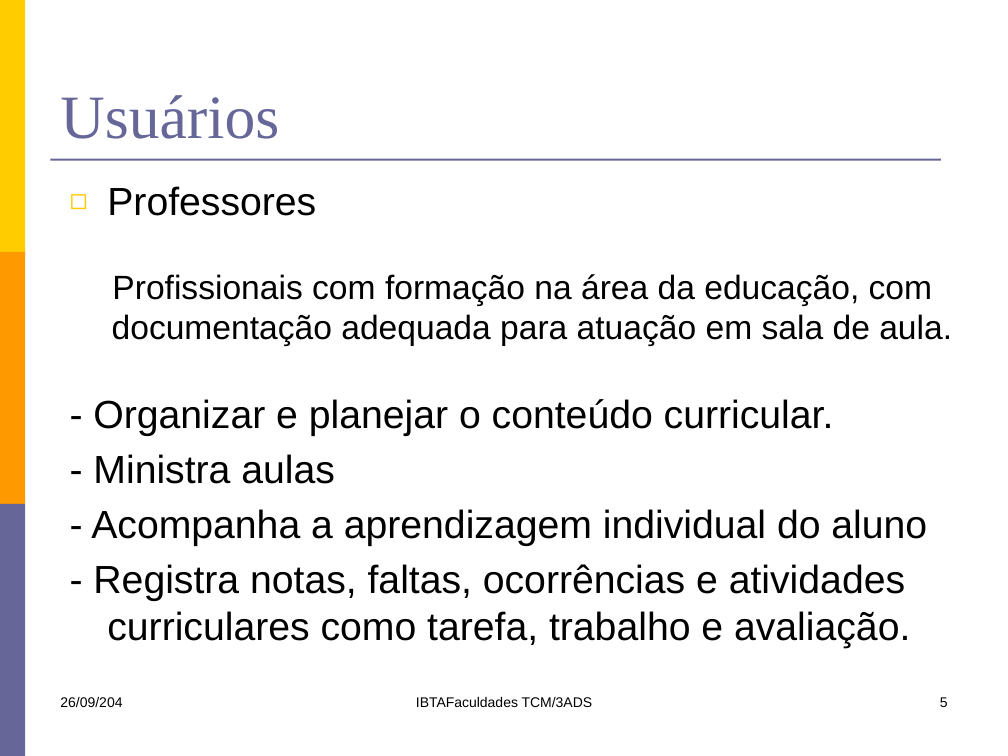
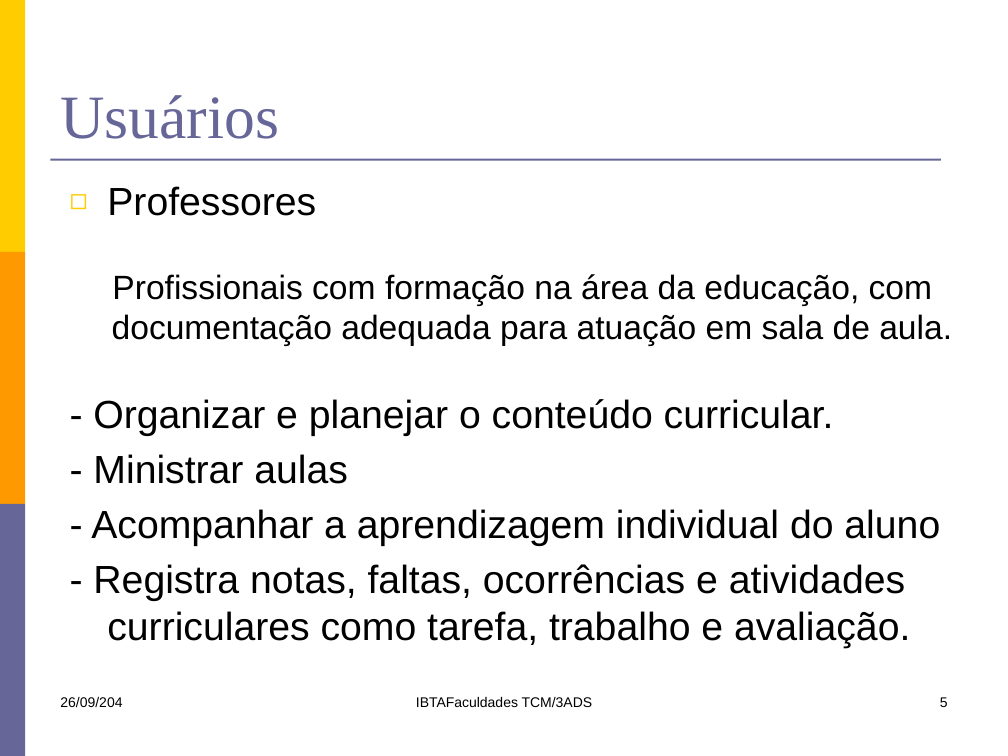
Before and after one commit to lfernandobra/pi5g1s14, a slide deck: slide 5 of documentacao/G5_Apresentacao2sem2014.pptx. Drawn at 1008x756 pixels with LibreOffice and Linux fonts; fonts in the diff are those of the drawing. Boxes give left, top, right and bottom in pixels: in the first picture for what was removed or moved away, otherwise in the second. Text is boxed around its words. In the diff, an @@ line names an element or a change of style, - is before the commit and + after.

```diff
--- a/documentacao/G5_Apresentacao2sem2014.pptx
+++ b/documentacao/G5_Apresentacao2sem2014.pptx
@@ text at bbox=[91, 454, 940, 546]: text changed @@
-- Ministra aulas
-- Acompanha a aprendizagem individual do aluno
+- Ministrar aulas
+- Acompanhar a aprendizagem individual do aluno
```
Also in this commit, not shown: 1 other slide changed.
